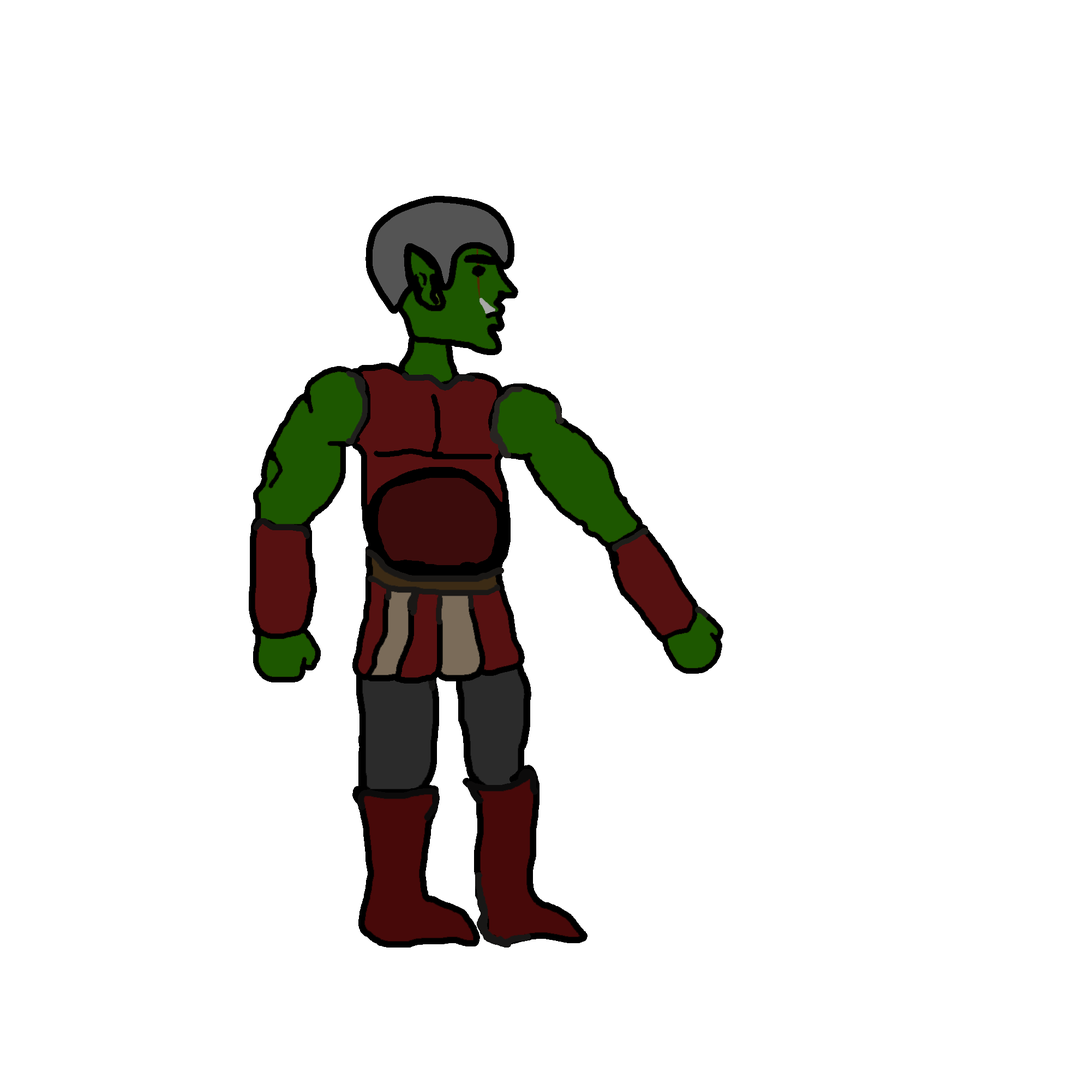
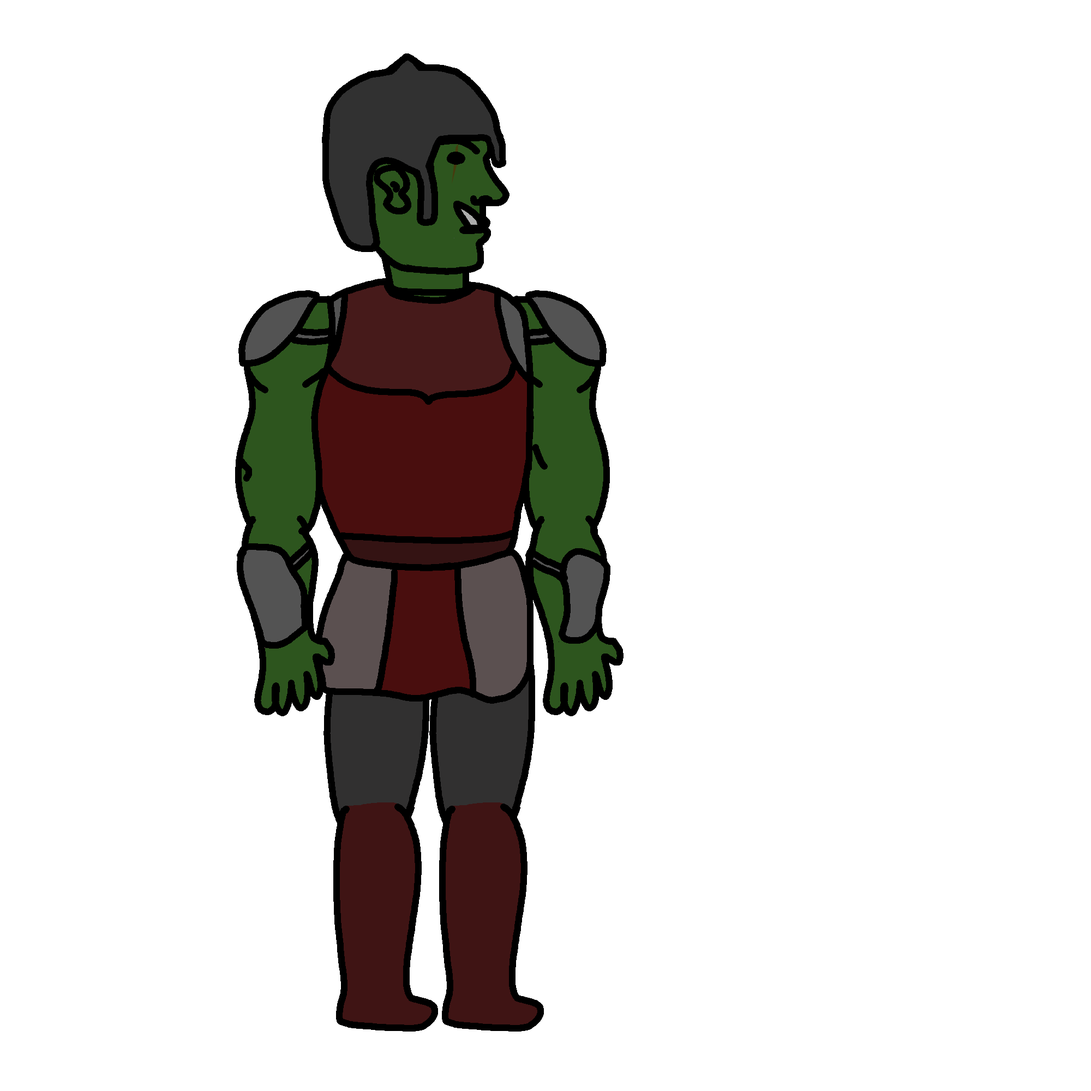
Two versions of the same layered image (1091x1091). Layer-by-layer changes:
moved "Head" above "right_forearm", painted on it over box(321, 53, 519, 391)
moved "right_forearm" above "right_arm", painted on it over box(236, 512, 336, 717)
moved "right_arm" above "belt", painted on it over box(235, 290, 368, 536)
painted on "belt" over box(315, 546, 534, 705)
painted on "right_lowerleg" over box(333, 785, 481, 1033)
painted on "right_upperleg" over box(323, 606, 440, 842)
moved "left_lowerleg" above "left_upperleg", painted on it over box(439, 765, 588, 1033)
moved "left_upperleg" above "chest", painted on it over box(429, 606, 536, 842)
moved "chest" above "left_forearm", painted on it over box(308, 276, 534, 580)
painted on "left_forearm" over box(525, 512, 724, 717)
painted on "left_arm" over box(490, 290, 643, 549)
